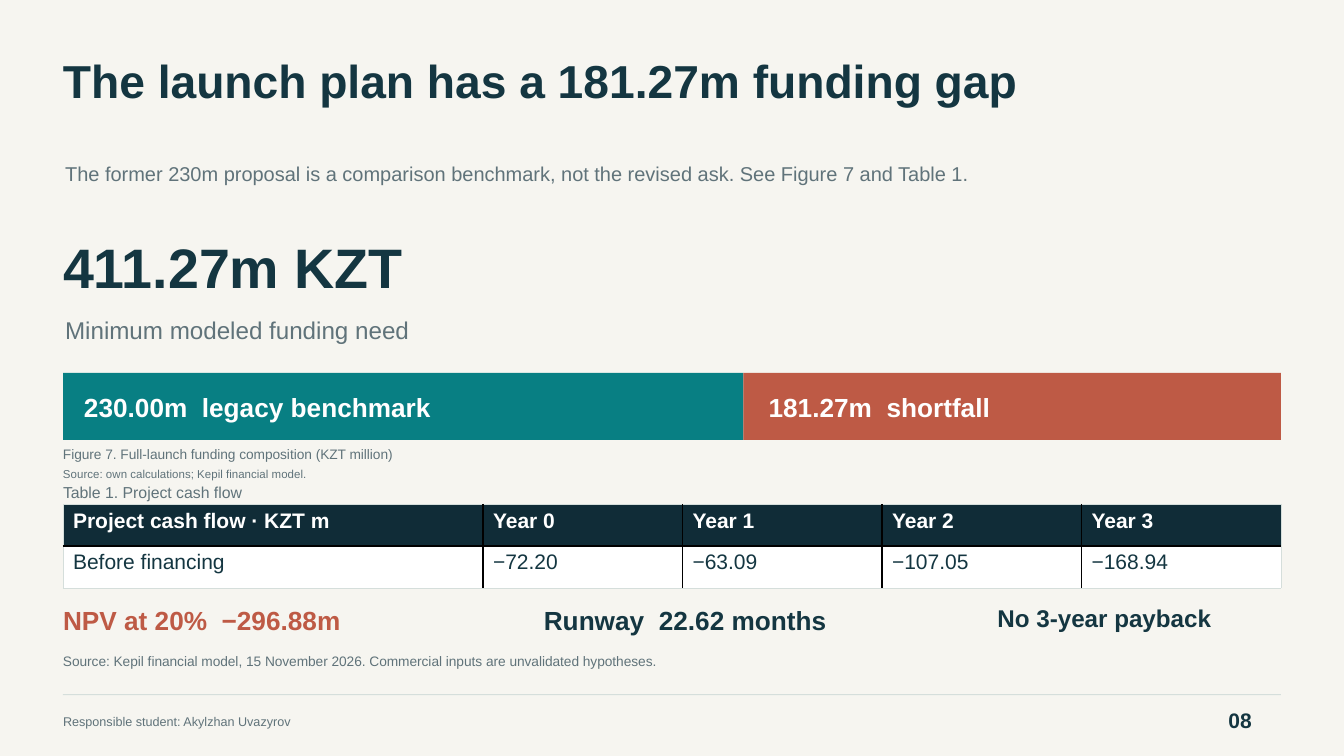
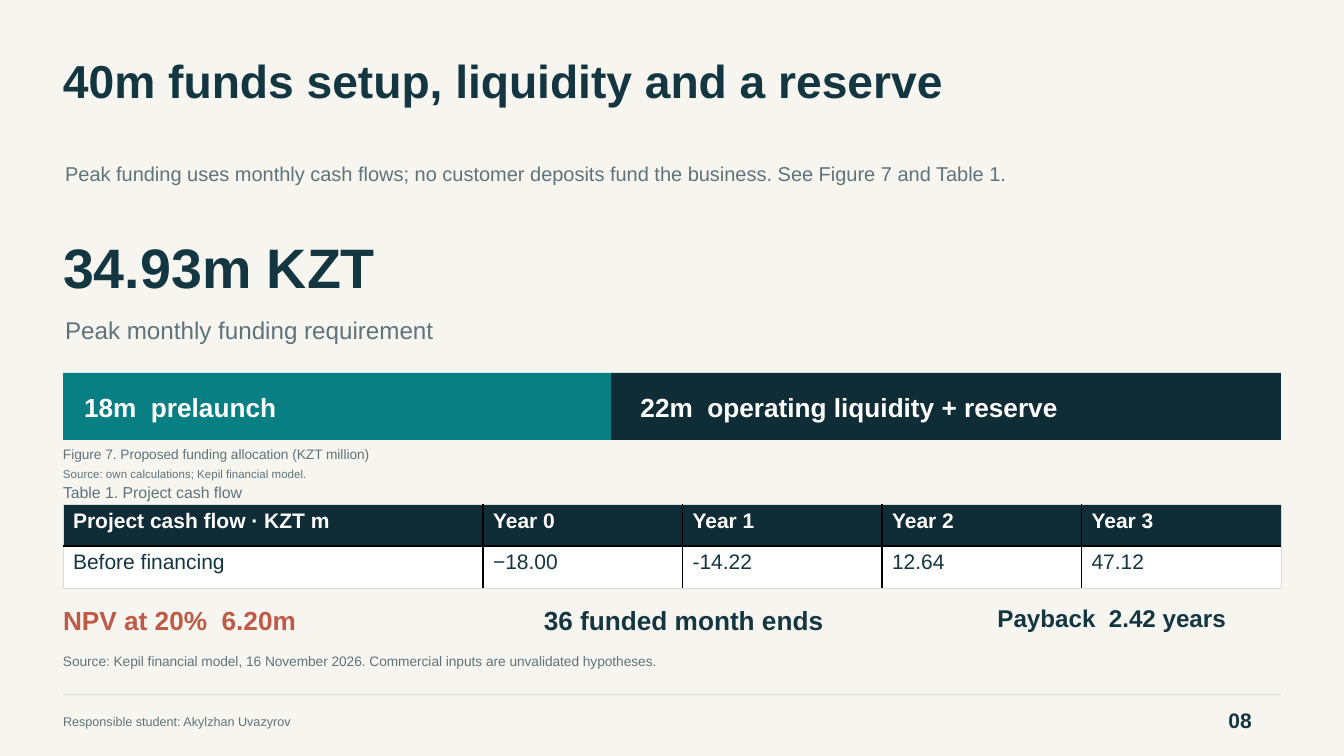
Before and after one commit to Arlan-prog/FinanceFinal, a slide deck: slide 8 of Final_Project_Presentation.pptx. Drawn at 1344x756 pixels with LibreOffice and Linux fonts; fonts in the diff are those of the drawing. Boxes give left, top, right and bottom in pixels: in the first picture for what was removed or moved away, otherwise in the second. Text is boxed around its words. In the diff, an @@ line names an element or a change of style, - is before the commit and + after.

Commit message:
Revise Kepil to conditional lean B2B model with monthly cash flow and sourced assumptions

```diff
--- a/Final_Project_Presentation.pptx
+++ b/Final_Project_Presentation.pptx
@@ text at [63, 64, 942, 108]: text changed @@
-The launch plan has a 181.27m funding gap
+40m funds setup, liquidity and a reserve
@@ text at [65, 166, 1006, 185]: text changed @@
-The former 230m proposal is a comparison benchmark, not the revised ask. See Figure 7 and Table 1.
+Peak funding uses monthly cash flows; no customer deposits fund the business. See Figure 7 and Table 1.
@@ text at [63, 249, 375, 289]: text changed @@
-411.27m KZT
+34.93m KZT
@@ text at [65, 321, 433, 344]: text changed @@
-Minimum modeled funding need
+Peak monthly funding requirement
@@ rectangle: place and size @@
-rectangle at [63, 373, 743, 441]
+rectangle at [63, 373, 611, 441]
@@ rectangle: place and size @@
-rectangle at [744, 373, 1281, 441]
+rectangle at [611, 373, 1281, 441]
@@ rectangle at [611, 373, 1281, 441]: fill #BE5A45 to #102C37 @@
@@ text at [84, 398, 276, 423]: text changed @@
-230.00m legacy benchmark
+18m prelaunch
@@ text at [640, 398, 1057, 423]: text changed @@
-181.27m shortfall
+22m operating liquidity + reserve
@@ text at [63, 449, 369, 462]: text changed @@
-Figure 7. Full-launch funding composition (KZT million)
+Figure 7. Proposed funding allocation (KZT million)
@@ table at [63, 504, 1281, 588] @@
-row 2: Before financing | −72.20 | −63.09 | −107.05 | −168.94
+row 2: Before financing | −18.00 | -14.22 | 12.64 | 47.12
@@ text at [63, 611, 296, 630]: text changed @@
-NPV at 20% −296.88m
+NPV at 20% 6.20m
@@ text at [544, 611, 823, 631]: text changed @@
-Runway 22.62 months
+36 funded month ends
@@ text at [997, 609, 1226, 632]: text changed @@
-No 3-year payback
+Payback 2.42 years
```
Also in this commit, not shown: 11 other slides changed, 17 other files.
